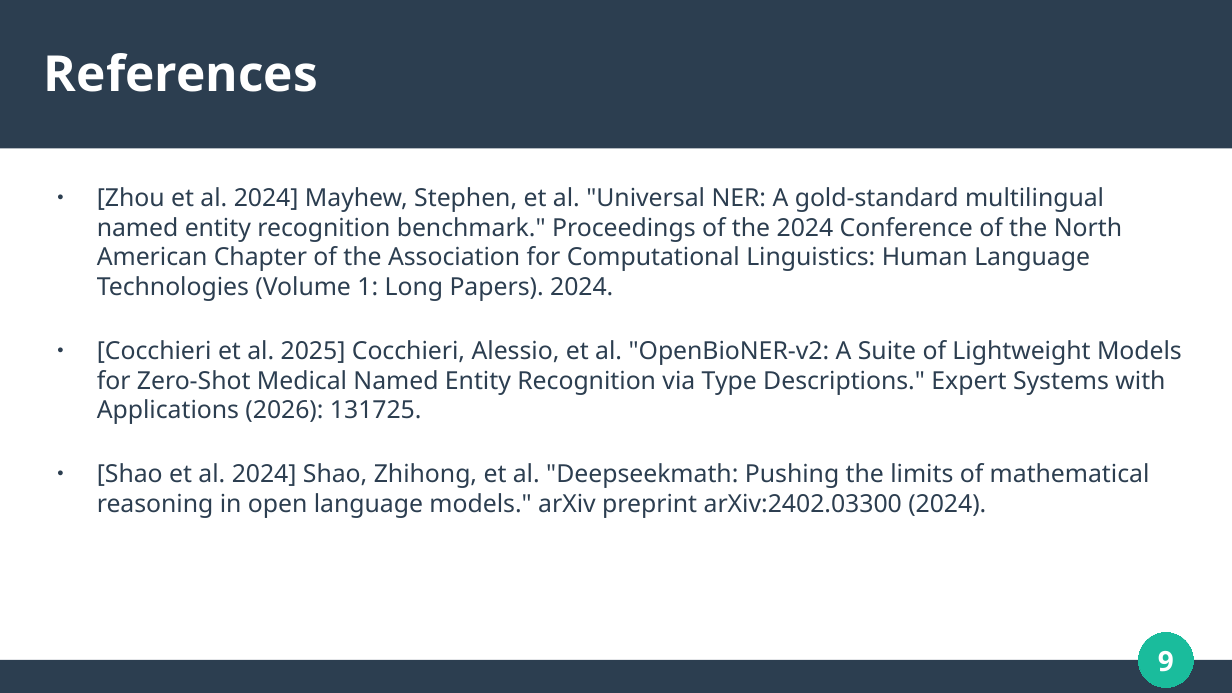
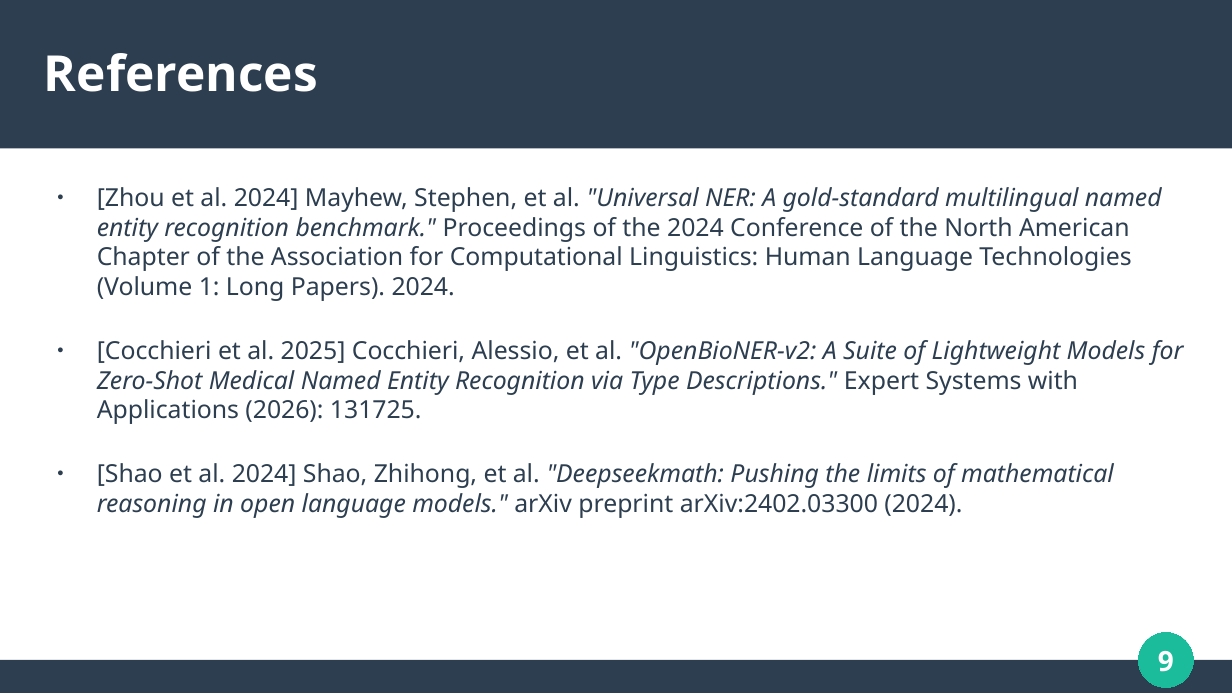
Before and after one commit to francescoriccardocrescenzi/UniversalMedNER, a slide deck: slide 9 of Presentation/Presentation.odp. Drawn at 1232x693 pixels with LibreOffice and Linux fonts; fonts in the diff are those of the drawing. Boxes give left, top, right and bottom in pixels: in the first picture for what was removed or moved away, otherwise in the second. Text is boxed around its words. In the diff, an @@ line names an element or a change of style, - is before the commit and + after.

```diff
--- a/Presentation/Presentation.odp
+++ b/Presentation/Presentation.odp
@@ text "[Zhou et al. 2024] Mayhew, ..." at (97,187,1184,518): italic on in ""Universal NER: A gold-standard multilingual named entity ...", ""OpenBioNER-v2: A Suite of Lightweight Models for ...", ""Deepseekmath: Pushing the limits of mathematical reasoning ..." @@
```
Also in this commit, not shown: 4 other slides changed, 1 other file.
